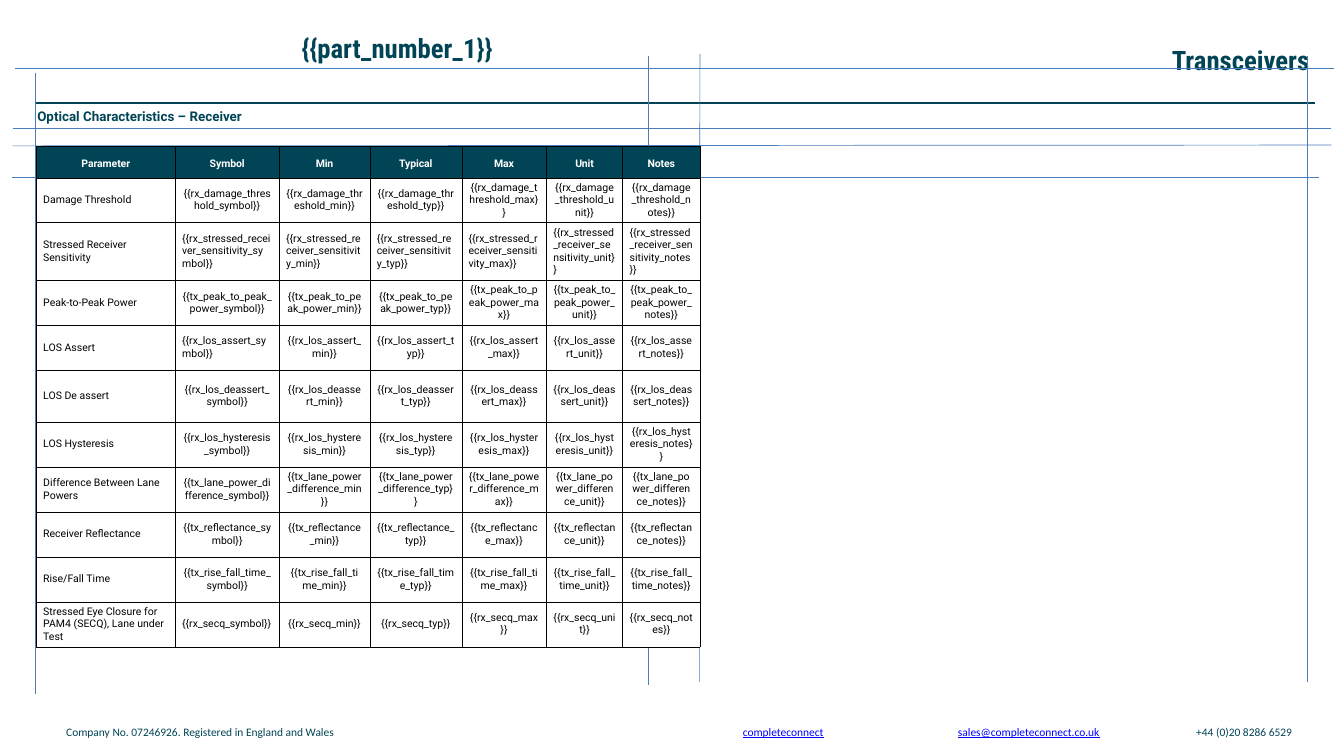
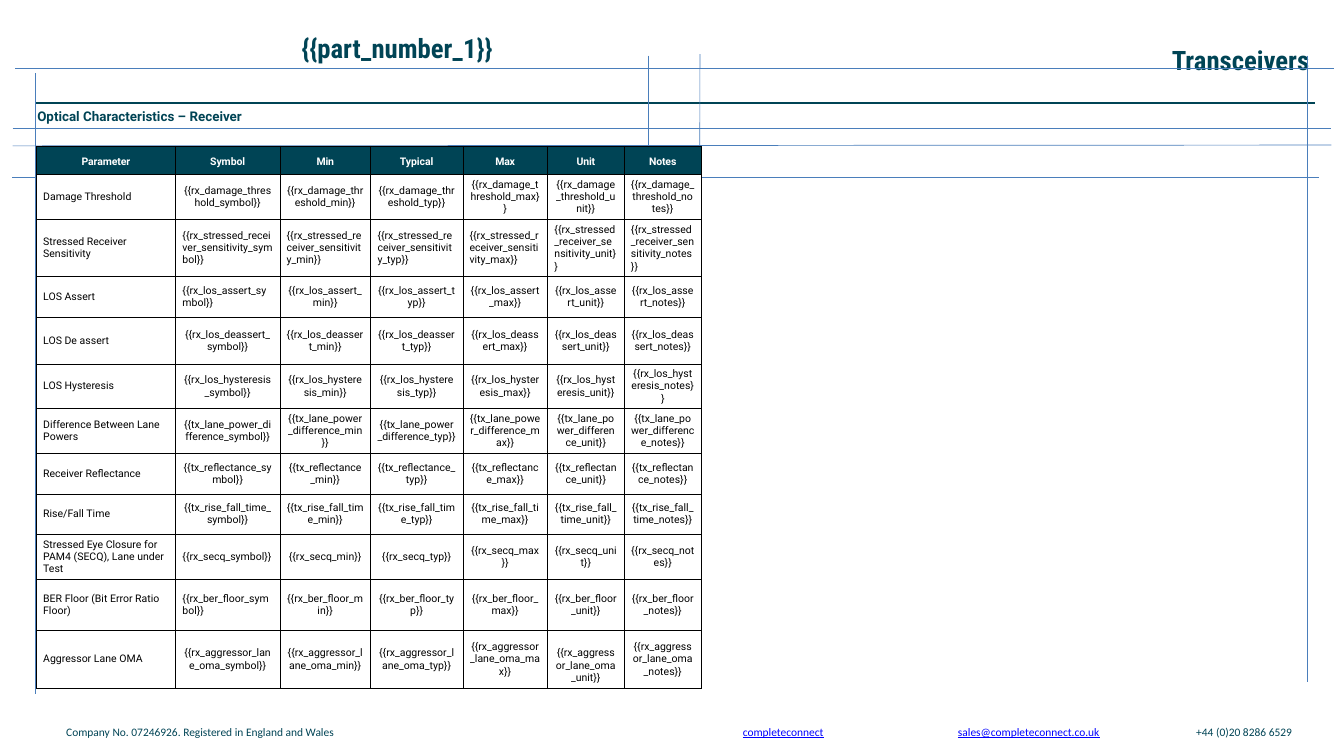
Before and after one commit to Sofiavenizelos/pptx-filler, a slide deck: slide 8 of template.pptx. Drawn at 1344x756 pixels with LibreOffice and Linux fonts; fonts in the diff are those of the drawing; background and template pictures are left out. Boxes give left, top, right and bottom in pixels: in the first picture for what was removed or moved away, otherwise in the second. Text is boxed around its words. In the diff, an @@ line names an element or a change of style, - is before the commit and + after.

```diff
--- a/template.pptx
+++ b/template.pptx
@@ table at [36,146,702,688] @@
-row 4: Peak-to-Peak Power | {{tx_peak_to_peak_power_symbol}} | {{tx_peak_to_peak_power_min}} | {{tx_peak_to_peak_power_typ}} | {{tx_peak_to_peak_power_max}} | {{tx_peak_to_peak_power_unit}} | {{tx_peak_to_peak_power_notes}}
+row 11: BER Floor (Bit Error Ratio Floor) | {{rx_ber_floor_symbol}} | {{rx_ber_floor_min}} | {{rx_ber_floor_typ}} | {{rx_ber_floor_max}} | {{rx_ber_floor_unit}} | {{rx_ber_floor_notes}}
+row 12: Aggressor Lane OMA | {{rx_aggressor_lane_oma_symbol}} | {{rx_aggressor_lane_oma_min}} | {{rx_aggressor_lane_oma_typ}} | {{rx_aggressor_lane_oma_max}} | {{rx_aggressor_lane_oma_unit}} | {{rx_aggressor_lane_oma_notes}}
```
Also in this commit, not shown: 2 other slides changed, 1 other file.
